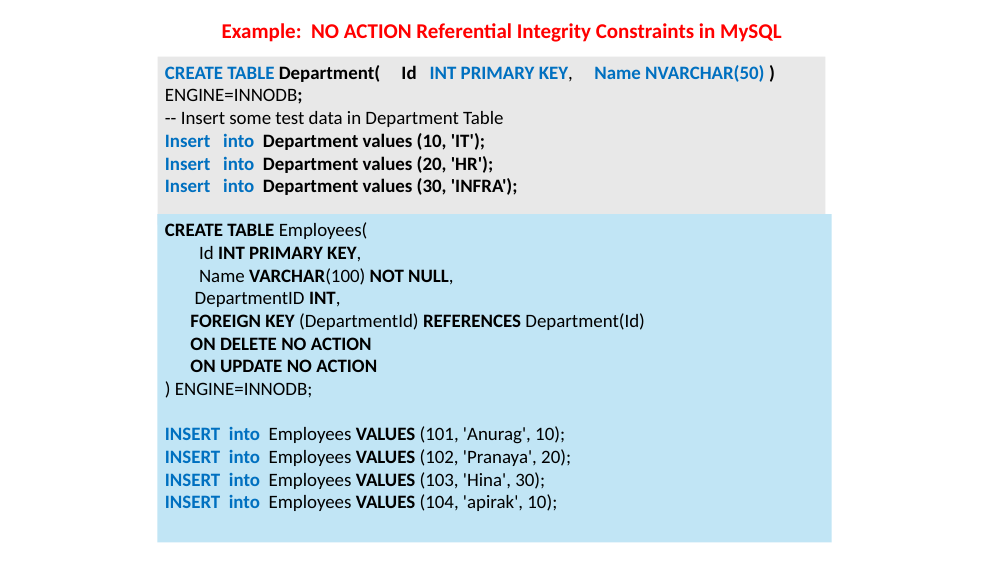
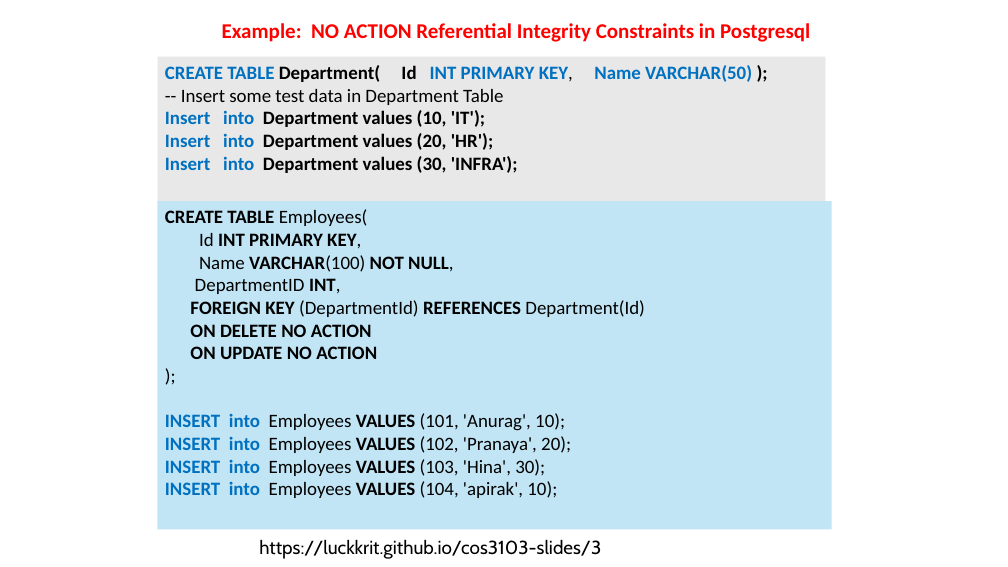
Before and after one commit to luckkrit/cos3103, a slide deck: slide 18 of public/pptx/db_constraint_codd_rule.pptx. Drawn at 1008x567 pixels with LibreOffice and Linux fonts; fonts in the diff are those of the drawing. Boxes give left, top, right and bottom in pixels: in the first picture for what was removed or moved away, otherwise in the second. Text is boxed around its words. In the diff, an @@ line names an element or a change of style, - is before the commit and + after.

Commit message:
update pptx db_constraints

```diff
--- a/public/pptx/db_constraint_codd_rule.pptx
+++ b/public/pptx/db_constraint_codd_rule.pptx
@@ text at bbox=[222, 23, 810, 42]: text changed @@
-Example: NO ACTION Referential Integrity Constraints in MySQL
+Example: NO ACTION Referential Integrity Constraints in Postgresql
@@ rectangle "CREATE TABLE Department( Id INT ...": place and size @@
-rectangle "CREATE TABLE Department( Id INT ..." at bbox=[157, 57, 825, 225]
+rectangle "CREATE TABLE Department( Id INT ..." at bbox=[157, 57, 825, 202]
@@ text in rectangle at bbox=[165, 65, 573, 82]: text changed @@
-CREATE TABLE Department( Id INT PRIMARY KEY, Name NVARCHAR(50) ) ENGINE=INNODB;
+CREATE TABLE Department( Id INT PRIMARY KEY, Name VARCHAR(50) );
@@ rectangle "CREATE TABLE Employees(": place and size @@
-rectangle "CREATE TABLE Employees(" at bbox=[157, 214, 832, 542]
+rectangle "CREATE TABLE Employees(" at bbox=[157, 201, 832, 529]
@@ text in rectangle at bbox=[175, 382, 312, 397]: text changed @@
-) ENGINE=INNODB;
+);
@@ text added at bbox=[259, 539, 601, 559], 18 pt, text #000000 @@
+https://luckkrit.github.io/cos3103-slides/3
```
Also in this commit, not shown: 12 other slides changed, 13 slides added.
